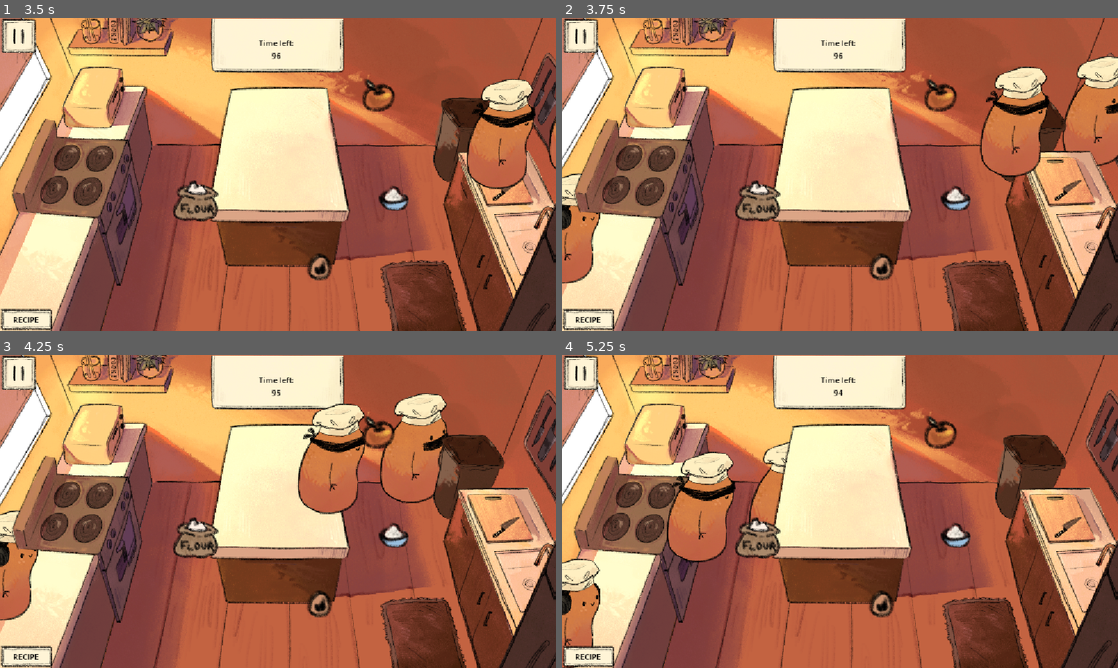
Above: before the commit, frames 1-4 (two rows, left to right).
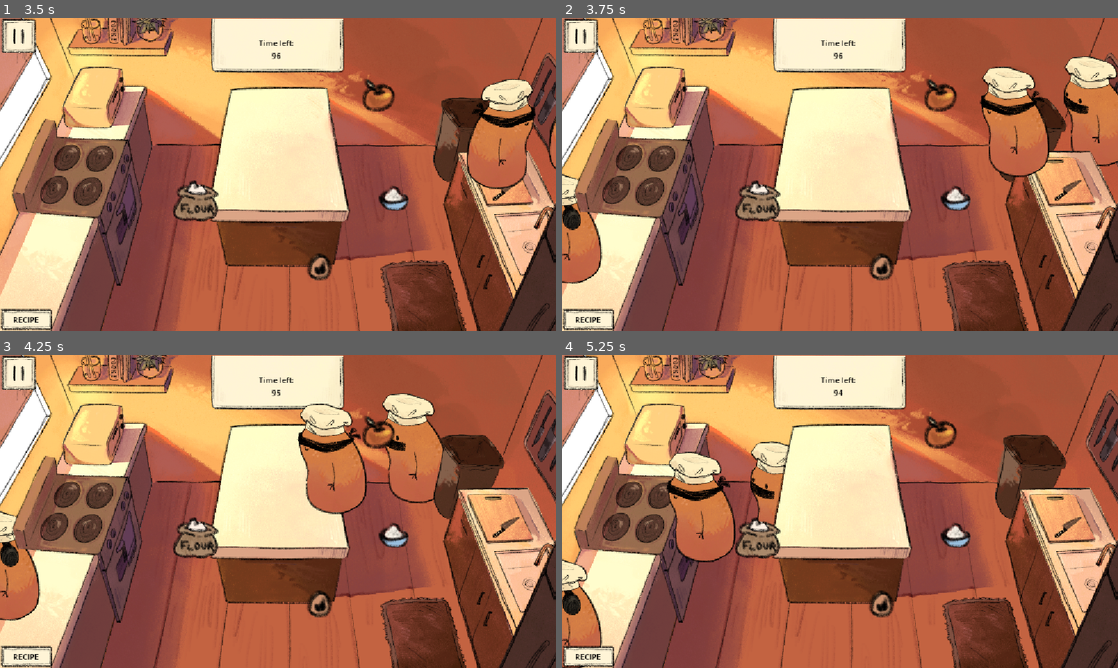
Above: after the commit, the same moments.

Repository: tszyana/SenselessChefs
Game: Godot game, scene res://scenes/kitchen.tscn
Two runs of this game, one before a commit and one after it. Both use one fixed random seed, a clock stepped at 60 frames per second and the inputs below. This scene is started directly instead of the project's main scene. The engine's default icon, where the game draws it, is replaced by a stand-in: a white triangle on a blue panel in a dark square.
Inputs:
- Up to frame 1 (3.5 s): hold D (right) 0.53-1.28 s; tap one key every 0.75 s from 0.6 s: 6 (happy) E (interact) 7 (mad) 1 (num1); hold S (down) 1.28-2.03 s; hold D (right) 2.03-2.78 s; hold W (up) from 2.78 s (still down)
- Up to frame 2 (3.75 s): release W (up) at 3.53 s; hold A (left) from 3.53 s (still down); tap 2 (num2) at 3.6 s
- Up to frame 3 (4.25 s): keep holding A (left)
- Up to frame 4 (5.25 s): tap 3 (num3) at 4.35 s; release A (left) at 5.03 s; hold S (down) from 5.03 s (still down); tap 4 (num4) at 5.1 s

Frame 1 is identical in both runs. In frame 2, 3.7% of the frame differs, in the area x 0-100%, y 12-85%; in frame 3, 4.0%, in the area x 0-81%, y 12-85%; in frame 4, 3.6%.
Error in both runs: Out of bounds get index '1' (on base: 'Dictionary') (res://scripts/game_state.gd:49)

Commit message:
adding flipping character sprites

Diff:
--- a/scripts/player_movement.gd
+++ b/scripts/player_movement.gd
@@ -1,6 +1,7 @@
 class_name PlayerMovement
 extends CharacterBody2D
 
+@onready var sprite: Sprite2D = $Sprite2D
 
 const SPEED = 500.0
 var can_move := true
@@ -24,8 +25,4 @@
 # updates sprite to match movement
 func update_movement_sprite(dir: Vector2) -> void:
 	if dir.x != 0:
-		pass # sprite.flip_h = dir.x < 0 to flip sprite left/right
-	elif dir.y < 0:
-		pass # change sprite to up
-	elif dir.y > 0:
-		pass # change sprite
+		sprite.flip_h = dir.x < 0
